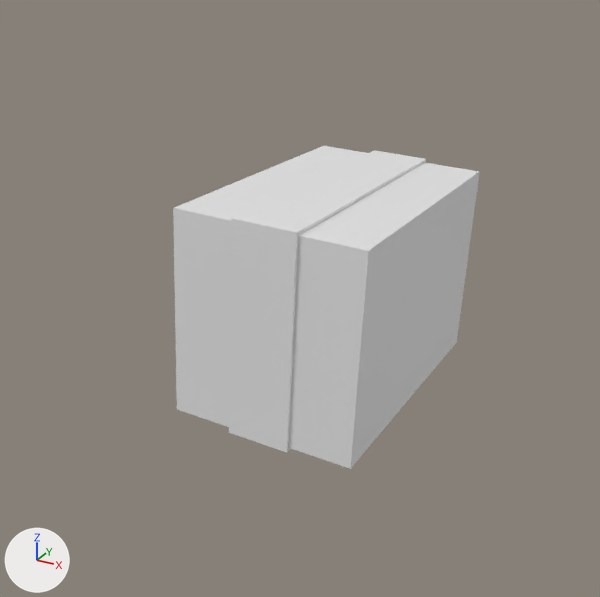
Before and after pictures for a commit that changed the FBX model game/Assets/Models/Towers/WheeToren 1.fbx.
Camera for both pictures: a camera (50 mm lens) standing at (0.67, -1.337, 0.818) and looking at (-0.03, -0.065, 0.182). Every picture has the same lights, and +X, +Y and +Z are marked at lower left. Where no turn or scale is listed for an object, it has been applied to the vertices. Vertices at the same position are counted once.

In view in the first picture: 'Whee'.
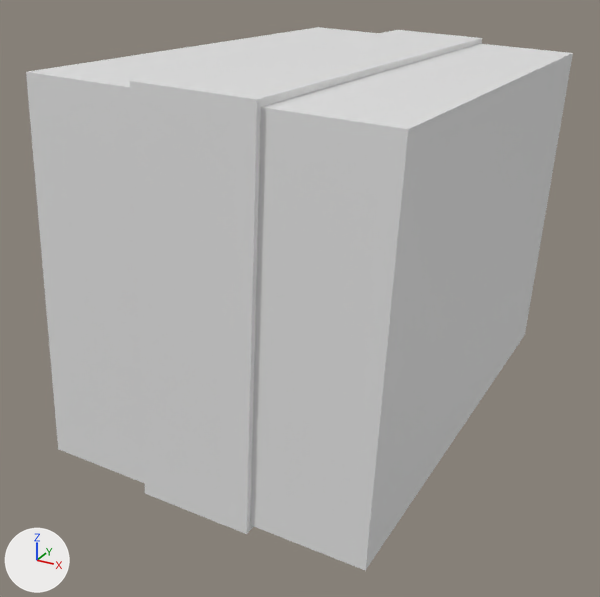
Pixel boxes [x1, y1, x2, y2] of what changed, in the pictures (600 x 597 px):
```json
{"object": "Whee", "change": "reshaped", "before": [173, 146, 479, 469], "after": [26, 27, 573, 571], "on screen": "79% wider, 68% taller"}
```

The change, as JSON lines over the scene's bpy script:
```json
{"block": "me_cube_015", "where": "me_cube_015.from_pydata(...)  # 295 vertices, 308 faces; spans x -0.182..0.197, y -0.282..0.303, z -0.02..0.4"}
{"block": "me_cube_015", "where": "# used by ob_whee; location = (0.0, 0.0, 0.0)"}
{"block": "me_cube_015", "change": "me_cube_015 part 1: the loose piece of 28 vertices spanning x -0.182..0.197, y -0.282..0.303, z -0.02..0.4 is scaled about its middle by 1.65, then moved by (0.0, 0.0, 0.102)"}
```
